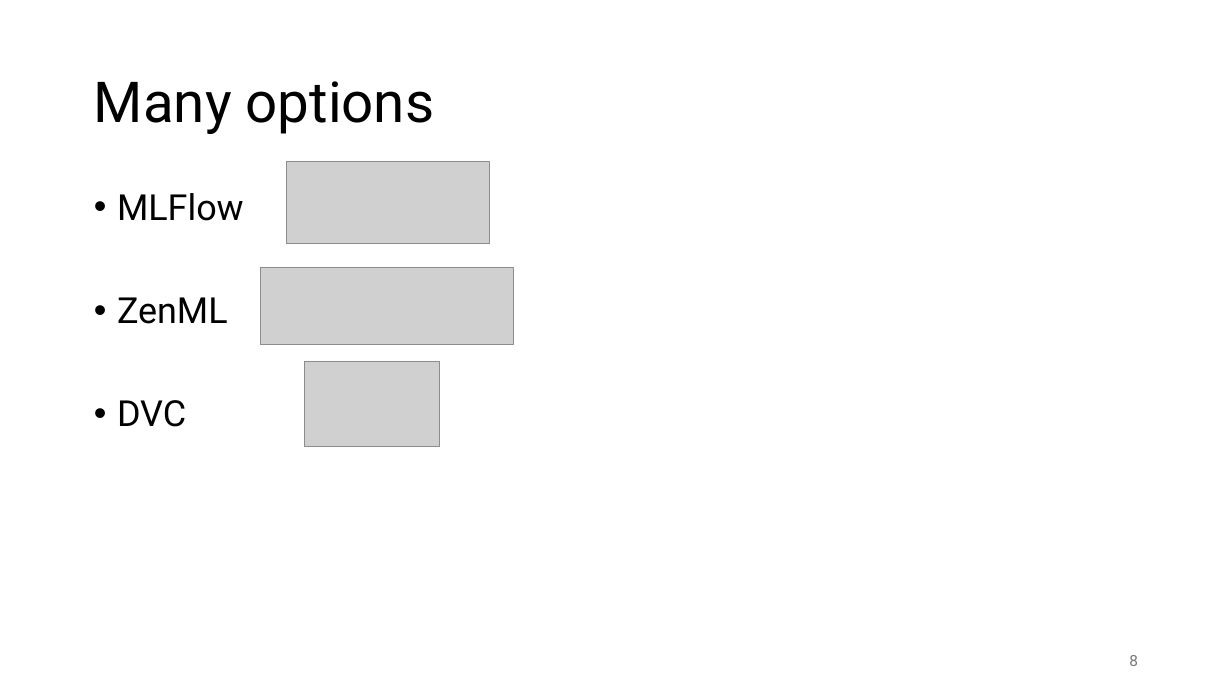
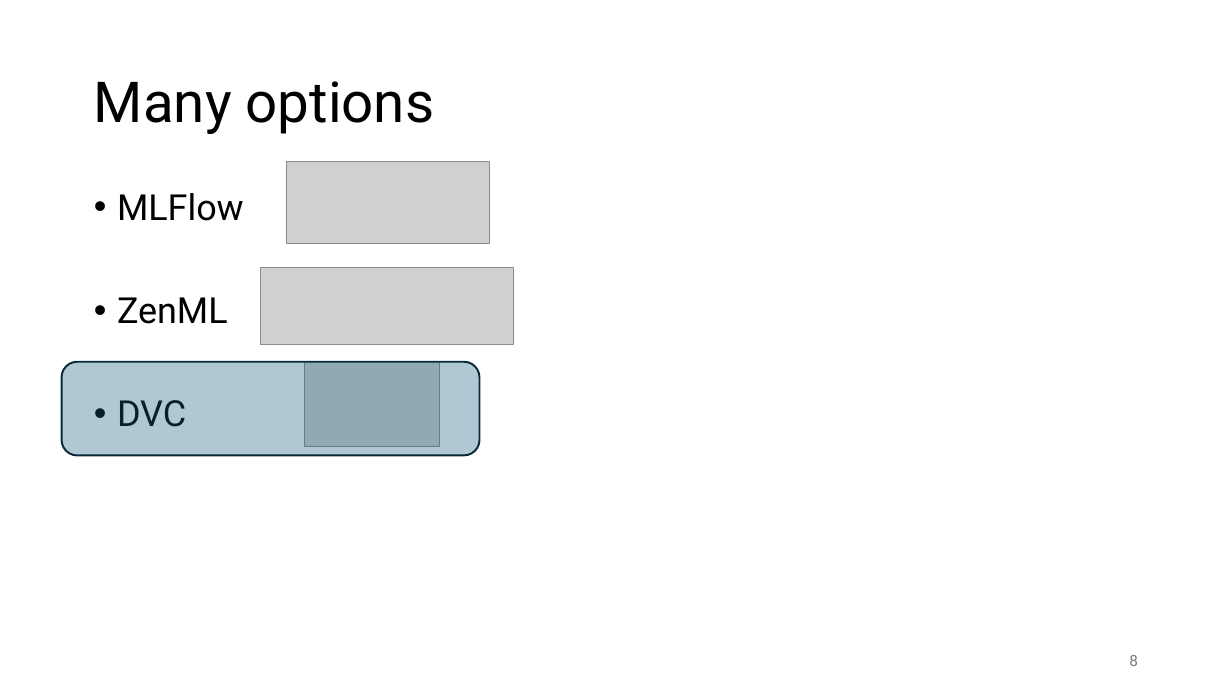
Before and after one commit to gjbex/MLOps-on-HPC, a slide deck: slide 8 of mlops_on_hpc.pptx. Drawn at 1232x693 pixels with LibreOffice and Linux fonts; fonts in the diff are those of the drawing; grey boxes stand for pictures. Boxes give left, top, right and bottom in pixels: in the first picture for what was removed or moved away, otherwise in the second. Text is boxed around its words. In the diff, an @@ line names an element or a change of style, - is before the commit and + after.

```diff
--- a/mlops_on_hpc.pptx
+++ b/mlops_on_hpc.pptx
@@ rounded rectangle added at [62, 361, 480, 455], fill #156082 at 34% opacity, outline #092A39 1.5 pt @@
```
Also in this commit, not shown: 3 other slides changed.
